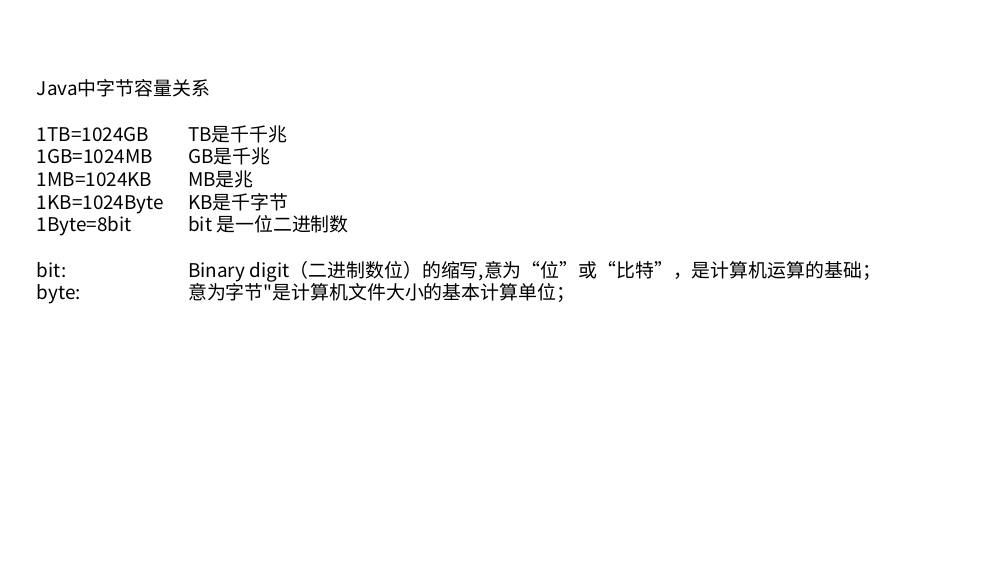
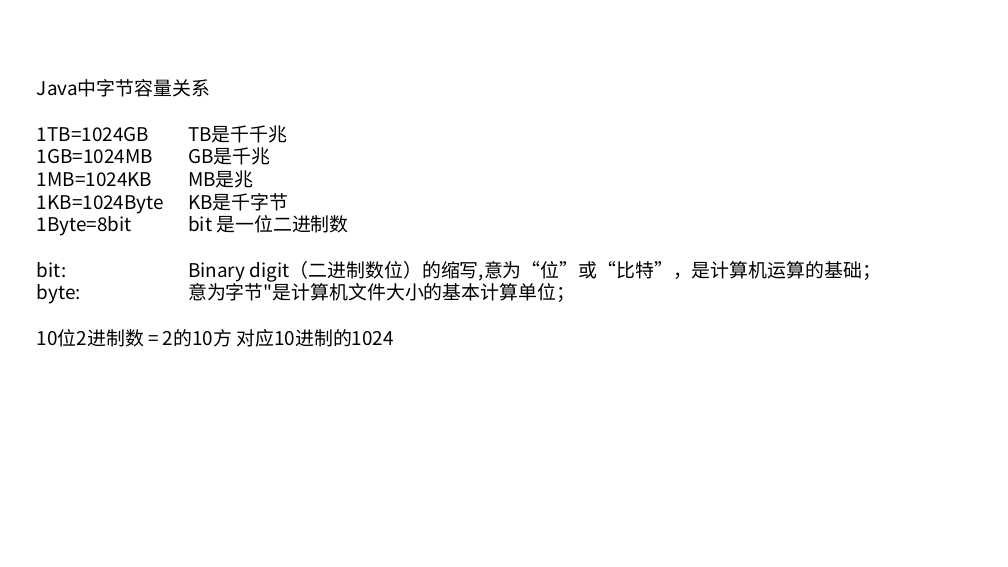
Before and after one commit to linkknown/PPT, a slide deck: slide 19 of 基础PPT/第1章：Java编程基础.pptx. Drawn at 1008x567 pixels with LibreOffice and Linux fonts; fonts in the diff are those of the drawing; background and template pictures are left out. Boxes give left, top, right and bottom in pixels: in the first picture for what was removed or moved away, otherwise in the second. Text is boxed around its words. In the diff, an @@ line names an element or a change of style, - is before the commit and + after.

```diff
--- a/基础PPT/第1章：Java编程基础.pptx
+++ b/基础PPT/第1章：Java编程基础.pptx
@@ text at bbox=[37, 329, 393, 347]: paragraph added @@
+10位2进制数 = 2的10方 对应10进制的1024
```
Also in this commit, not shown: 2 other files.
